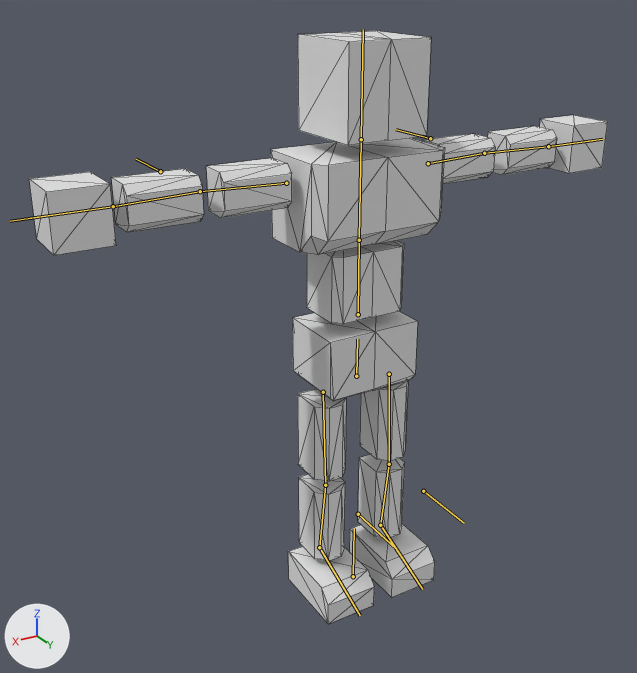
Renders of the glTF model BrowserGame/public/models/ToyQuest.glb from each side of a commit.
One viewpoint serves both versions: a 50 mm lens placed at (10.77, 16.13, 10.5), pointed at (1.25, 0.28, 2.57). Arrows for +X, +Y and +Z are at lower left; the lights stay in place. The bones that bend it are drawn over the model as lines. Mesh edges are drawn as thin lines.

In view in the first picture: '立方体'.
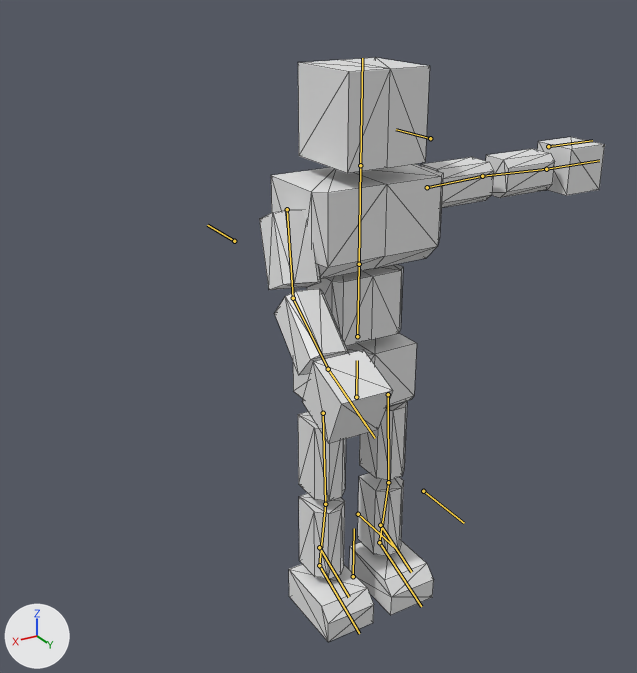
The newer file adds an action. The first version stands in its rest pose; the second is drawn at frame 24 of the action '01_B_rightarm.walk'.

What differs and where, as boxes [x1, y1, x2, y2] in the pictures (637 x 673 px):
'立方体', posed (40% narrower)
    before: [29, 31, 608, 624]
    after: [260, 58, 605, 642]
bone '尻', root to tip
    before: (356, 376) to (357, 339)
    after: (356, 397) to (357, 360)
bone 'upper arm.L', root to tip
    before: (286, 183) to (200, 191)
    after: (287, 209) to (293, 298)
bone 'forearm.L', root to tip
    before: (200, 191) to (113, 206)
    after: (293, 298) to (328, 369)
bone 'hand.L', root to tip
    before: (113, 206) to (10, 221)
    after: (328, 369) to (375, 438)

The change, as a list of edits to the scene's bpy script:
```text
Change bone_尻:
    where bone_尻 = bpy.data.objects['アーマチュア'].pose.bones['尻']  # child of 'root'
    bone_尻.location: (0.0, 0.0, 0.0) -> (0.0, -0.57, 0.0)
Change bone_upper_arm_l:
    where bone_upper_arm_l = bpy.data.objects['アーマチュア'].pose.bones['upper arm.L']  # child of 'chest'
    bone_upper_arm_l.rotation_quaternion: (1.0, 0.0, 0.0, 0.0) -> (0.73, -0.169, 0.077, -0.658)  # degrees (0, 0, 0) -> degrees (-20, -6, -83)
Change bone_forearm_l:
    where bone_forearm_l = bpy.data.objects['アーマチュア'].pose.bones['forearm.L']  # child of 'upper arm.L'
    bone_forearm_l.rotation_quaternion: (1.0, 0.0, 0.0, 0.0) -> (0.975, -0.222, 0.0, -0.005)  # degrees (0, 0, 0) -> degrees (-26, 0, -1)
Change bone_hand_l:
    where bone_hand_l = bpy.data.objects['アーマチュア'].pose.bones['hand.L']  # child of 'forearm.L'
    bone_hand_l.rotation_quaternion: (1.0, 0.0, 0.0, 0.0) -> (0.989, -0.135, 0.05, -0.019)  # degrees (0, 0, 0) -> degrees (-16, 5, -3)
```
